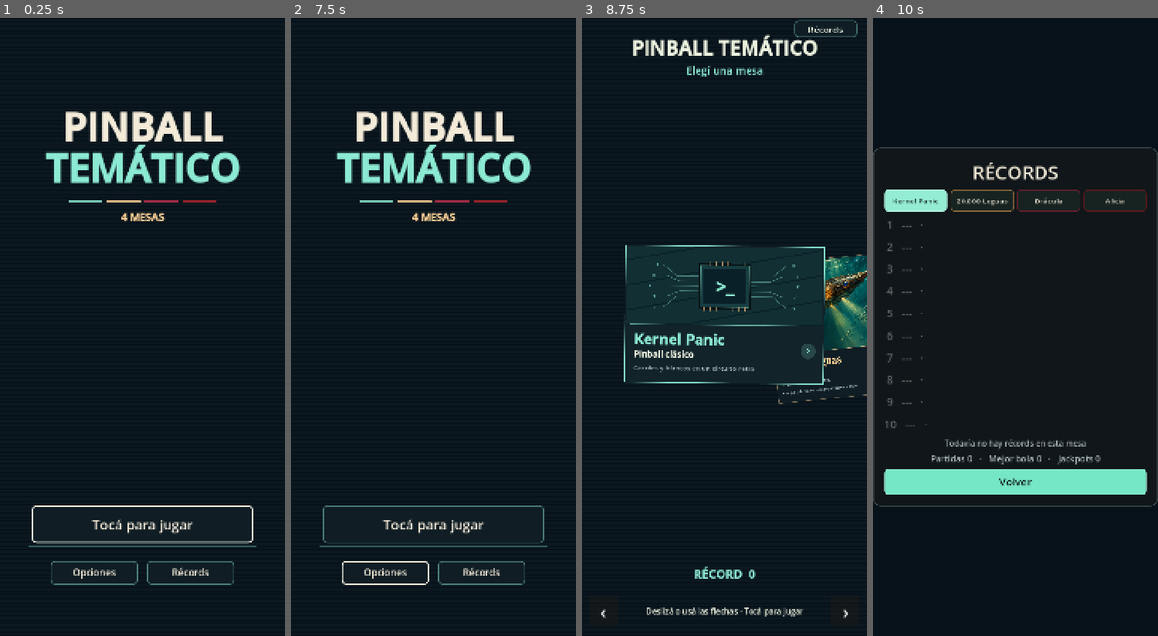
Above: before the commit, frames 1-4 (left to right).
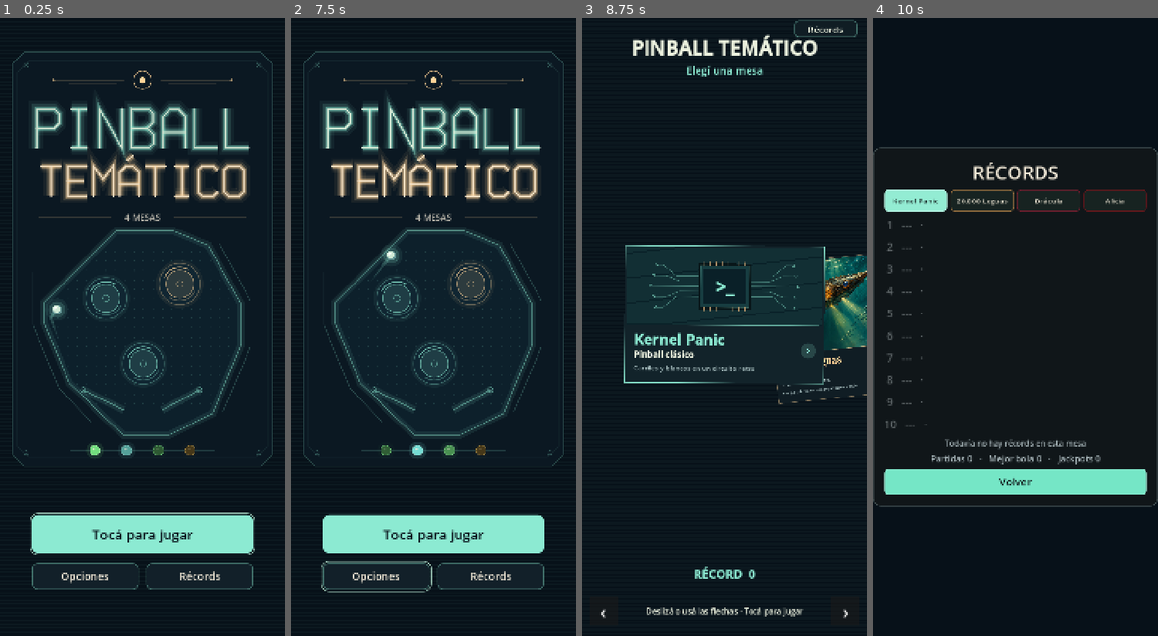
Above: after the commit, the same moments.

Repository: pasaporteN25/RetroPainball
Game: Godot game, scene res://scenes/title.tscn
The game is run twice, just before and just after one commit, with the same random seed, the same clock (stepped at 60 frames per second) and the same inputs.
Inputs (mouse positions are in pixels of both pictures, inside the frame that each line leads up to):
- Up to frame 1 (0.25 s): no input
- Up to frame 2 (7.5 s): click "Opciones" at 0.5 s; click "Récords" at 1.25 s; click "Tocá para jugar" at 2 s; click "Tocá para jugar" at 2.75 s; click "Vibración: sí" at 3.5 s; click "Zonas táctiles: Mitad de pant…" at 4.25 s; click "Zonas táctiles: Zona baja" at 5 s; click "Idioma: Español" at 5.75 s; click "Idioma: English" at 6.5 s; click "Volver" at 7.25 s
- Up to frame 3 (8.75 s): drag from (724, 327) to (753, 191) at 8.02 s
- Up to frame 4 (10 s): click "Récords" at 8.75 s; click "Kernel Panic" at 9.5 s

The runs differ from the first frame. In frame 1, 21% of the frame differs, in the area x 4-96%, y 5-93%; in frame 2, 21%; in frame 3, 1.1%; in frame 4, nothing differs.

Commit message:
Polish title screen with neon logo and attract mode (U-03)
Co-Authored-By: Claude Sonnet 5.5 <noreply@anthropic.com>

Diff:
--- a/scenes/title.tscn
+++ b/scenes/title.tscn
@@ -10,3 +10,15 @@
 grow_horizontal = 2
 grow_vertical = 2
 script = ExtResource("1_title")
+
+[node name="Attract" type="Node2D" parent="."]
+
+[node name="Transition" type="ColorRect" parent="."]
+visible = false
+z_index = 10
+layout_mode = 1
+anchors_preset = 15
+anchor_right = 1.0
+anchor_bottom = 1.0
+grow_horizontal = 2
+grow_vertical = 2
--- a/scripts/ui/title_screen.gd
+++ b/scripts/ui/title_screen.gd
@@ -1,6 +1,5 @@
 extends Control
-## Pantalla de título estilo arcade. Tocar en cualquier lado (o Enter / botón del mando) abre el selector de mesas.
-## Los colores salen de los TableTheme de las mesas, como en el selector y en récords.
+## Pantalla de título estilo arcade. Tocar el fondo, Enter o el botón del mando abre el selector.
 
 const Screen := preload("res://scripts/util/screen.gd")
 const OptionsMenu := preload("res://scripts/ui/options_menu.gd")
@@ -9,31 +8,100 @@
 const TABLE_IDS := [GameState.KERNEL_PANIC, GameState.NAUTILUS, GameState.DRACULA, GameState.ALICIA]
 const INK := Color("#071119")
 const IVORY := Color("#f3ead8")
+const ART_SIZE := Vector2(720, 1080)
+const FADE_TIME := 0.28
+const ATTRACT_STEP := 1.0 / 30.0
+const BALL_SPEED := 350.0
+# Las puntas del recorrido coinciden con el borde interior de las gomas.
+const BALL_ROUTE := [
+	Vector2(184, 843), Vector2(128, 686), Vector2(292, 482), Vector2(520, 516),
+	Vector2(592, 667), Vector2(426, 792), Vector2(520, 924), Vector2(324, 970),
+	Vector2(184, 843),
+]
+const BUMPERS := [Vector2(268, 638), Vector2(454, 602), Vector2(362, 803)]
+# Cada letra se arma con tramos de tubo en una cuadrícula de 6 × 10.
+const GLYPHS := {
+	"P": [
+		[Vector2(0, 10), Vector2(0, 0), Vector2(4.8, 0), Vector2(6, 1.2),
+			Vector2(6, 3.8), Vector2(4.8, 5), Vector2(0, 5)],
+	],
+	"I": [[Vector2(1, 0), Vector2(5, 0)], [Vector2(3, 0), Vector2(3, 10)], [Vector2(1, 10), Vector2(5, 10)]],
+	"N": [[Vector2(0, 10), Vector2(0, 0), Vector2(6, 10), Vector2(6, 0)]],
+	"B": [
+		[Vector2(0, 0), Vector2(4.7, 0), Vector2(5.8, 1.1), Vector2(5.8, 3.6),
+			Vector2(4.4, 5), Vector2(6, 6.6), Vector2(6, 8.8), Vector2(4.8, 10), Vector2(0, 10), Vector2(0, 0)],
+		[Vector2(0, 5), Vector2(4.4, 5)],
+	],
+	"A": [
+		[Vector2(0, 10), Vector2(0, 2), Vector2(2, 0), Vector2(4, 0),
+			Vector2(6, 2), Vector2(6, 10)],
+		[Vector2(0, 6), Vector2(6, 6)],
+	],
+	"L": [[Vector2(0, 0), Vector2(0, 10), Vector2(6, 10)]],
+	"T": [[Vector2(0, 0), Vector2(6, 0)], [Vector2(3, 0), Vector2(3, 10)]],
+	"E": [[Vector2(6, 0), Vector2(0, 0), Vector2(0, 10), Vector2(6, 10)], [Vector2(0, 5), Vector2(5, 5)]],
+	"M": [[Vector2(0, 10), Vector2(0, 0), Vector2(3, 4.5), Vector2(6, 0), Vector2(6, 10)]],
+	"C": [
+		[Vector2(6, 1.3), Vector2(4.7, 0), Vector2(1.3, 0), Vector2(0, 1.3),
+			Vector2(0, 8.7), Vector2(1.3, 10), Vector2(4.7, 10), Vector2(6, 8.7)],
+	],
+	"O": [
+		[Vector2(1.3, 0), Vector2(4.7, 0), Vector2(6, 1.3), Vector2(6, 8.7),
+			Vector2(4.7, 10), Vector2(1.3, 10), Vector2(0, 8.7), Vector2(0, 1.3), Vector2(1.3, 0)],
+	],
+}
+
+@onready var _attract: Node2D = $Attract
+@onready var _transition: ColorRect = $Transition
 
 var _play: Button
 var _options_button: Button
 var _records_button: Button
 var _options: CanvasLayer
-var _heading: FontVariation
 var _accents: Array[Color] = []
-var _blink := 0.0
-var _safe_top := 0.0
-var _safe_bottom := 0.0
+var _insert_colors: Array[Color] = []
+var _frame := PackedVector2Array([
+	Vector2(62, 16), Vector2(658, 16), Vector2(688, 46), Vector2(688, 1032),
+	Vector2(658, 1062), Vector2(62, 1062), Vector2(32, 1032), Vector2(32, 46),
+	Vector2(62, 16),
+])
+var _rail := PackedVector2Array([
+	Vector2(292, 468), Vector2(438, 468), Vector2(526, 504), Vector2(609, 653),
+	Vector2(609, 755), Vector2(537, 929), Vector2(428, 983), Vector2(311, 983),
+	Vector2(175, 852), Vector2(111, 698), Vector2(111, 649), Vector2(292, 468),
+])
+var _frame_fill := _frame.slice(0, -1)
+var _rail_fill := _rail.slice(0, -1)
+var _logo_top: Array[PackedVector2Array] = []
+var _logo_bottom: Array[PackedVector2Array] = []
+var _ball_path := Curve2D.new()
+var _route_length := 0.0
+var _clock := 0.0
+var _redraw_elapsed := 0.0
+var _art_origin := Vector2.ZERO
+var _art_scale := 1.0
+var _leaving := false
 
 
 func _ready() -> void:
 	GameState.leave_game()
 	for id: String in TABLE_IDS:
-		_accents.append(GameState.active_theme(id).select_accent)
-	_heading = FontVariation.new()
-	_heading.base_font = ThemeDB.fallback_font
-	_heading.variation_embolden = 0.9
-	_play = _make_button("Play", "Tocá para jugar", 34, Vector2(560, 96))
+		var theme := GameState.active_theme(id)
+		_accents.append(theme.select_accent)
+		_insert_colors.append(theme.lamp_tint)
+	_logo_top = _word_paths("PINBALL", Vector2(0, 159), Vector2(9.5, 10.0), 23.0)
+	_logo_bottom = _word_paths("TEMÁTICO", Vector2(0, 304), Vector2(8.0, 7.5), 18.0)
+	for point: Vector2 in BALL_ROUTE:
+		_ball_path.add_point(point)
+	_route_length = _ball_path.get_baked_length()
+	_attract.draw.connect(_draw_attract)
+	_transition.color = INK
+	_play = _make_button("Play", "Tocá para jugar", 34, true)
 	_play.pressed.connect(start)
-	_options_button = _make_button("Options", "Opciones", 24, Vector2(220, 60))
+	_options_button = _make_button("Options", "Opciones", 27)
 	_options_button.pressed.connect(open_options)
-	_records_button = _make_button("Records", "Récords", 24, Vector2(220, 60))
-	_records_button.pressed.connect(func() -> void: get_tree().change_scene_to_file(RECORDS_SCENE))
+	_records_button = _make_button("Records", "Récords", 27)
+	_records_button.pressed.connect(_show_records)
 	_play.focus_neighbor_bottom = _play.get_path_to(_options_button)
 	_options_button.focus_neighbor_top = _options_button.get_path_to(_play)
 	_records_button.focus_neighbor_top = _records_button.get_path_to(_play)
@@ -41,44 +109,76 @@
 	_records_button.focus_neighbor_left = _records_button.get_path_to(_options_button)
 	_options = OptionsMenu.new()
 	_options.name = "OptionsMenu"
-	_options.closed.connect(func() -> void: _options_button.grab_focus())
+	_options.closed.connect(_close_options)
 	add_child(_options)
+	resized.connect(_layout)
 	get_viewport().size_changed.connect(_layout)
 	_layout()
 	_play.grab_focus()
 
 
 func start() -> void:
-	if _options.is_open():
+	if _leaving or _options.is_open():
 		return
-	get_tree().change_scene_to_file(SELECT_SCENE)
+	_leaving = true
+	_transition.modulate.a = 0.0
+	_transition.show()
+	var fade := create_tween()
+	fade.tween_property(_transition, "modulate:a", 1.0, FADE_TIME).set_trans(Tween.TRANS_SINE)
+	fade.tween_callback(_show_selector)
+
+
+func _show_selector() -> void:
+	if get_tree().change_scene_to_file(SELECT_SCENE) != OK:
+		_transition.hide()
+		_leaving = false
 
 
 func open_options() -> void:
+	if _leaving:
+		return
+	set_process(false)
 	_options.open()
 
 
-func _make_button(id: String, text: String, font_size: int, button_size: Vector2) -> Button:
+func _close_options() -> void:
+	set_process(true)
+	_options_button.grab_focus()
+
+
+func _show_records() -> void:
+	if not _leaving and not _options.is_open():
+		get_tree().change_scene_to_file(RECORDS_SCENE)
+
+
+func _make_button(id: String, caption: String, font_size: int, primary := false) -> Button:
 	var accent := _accents[0]
 	var button := Button.new()
 	button.name = id
-	button.text = text
-	button.size = button_size
+	button.text = caption
+	button.mouse_default_cursor_shape = CURSOR_POINTING_HAND
 	button.add_theme_font_size_override("font_size", font_size)
-	for state in ["font_color", "font_hover_color", "font_pressed_color", "font_focus_color"]:
-		button.add_theme_color_override(state, IVORY)
+	for state in ["font_color", "font_hover_color", "font_pressed_color", "font_focus_color", "font_hover_pressed_color"]:
+		button.add_theme_color_override(state, INK if primary else IVORY)
+	var fill := accent if primary else Color("#122029")
 	for state in ["normal", "hover", "pressed"]:
 		var box := StyleBoxFlat.new()
-		box.bg_color = {"normal": Color("#101d24"), "hover": Color("#1d3a3d"), "pressed": Color("#12232a")}[state]
-		box.border_color = accent if state != "normal" else Color(accent, 0.5)
+		box.bg_color = fill
+		if state == "hover":
+			box.bg_color = fill.lightened(0.12)
+		elif state == "pressed":
+			box.bg_color = fill.darkened(0.18)
+		box.border_color = accent if primary else Color(accent, 0.40)
 		box.set_border_width_all(2)
-		box.set_corner_radius_all(10)
+		box.set_corner_radius_all(14)
 		button.add_theme_stylebox_override(state, box)
 	var focus := StyleBoxFlat.new()
-	focus.bg_color = Color.TRANSPARENT
-	focus.border_color = IVORY
-	focus.set_border_width_all(3)
-	focus.set_corner_radius_all(10)
+	focus.draw_center = false
+	focus.border_color = Color(accent.lerp(IVORY, 0.45), 0.86)
+	focus.set_border_width_all(2)
+	focus.set_corner_radius_all(19)
+	for side in [SIDE_LEFT, SIDE_TOP, SIDE_RIGHT, SIDE_BOTTOM]:
+		focus.set_expand_margin(side, 5.0)
 	button.add_theme_stylebox_override("focus", focus)
 	add_child(button)
 	return button
@@ -86,20 +186,39 @@
 
 func _layout() -> void:
 	var safe := Screen.safe_insets(get_viewport())
-	_safe_top = safe.top
-	_safe_bottom = safe.bottom
-	var bottom := size.y - _safe_bottom
-	_play.position = Vector2((size.x - _play.size.x) * 0.5, bottom - 330.0)
-	var gap := 24.0
-	var row := _options_button.size.x + _records_button.size.x + gap
-	_options_button.position = Vector2((size.x - row) * 0.5, bottom - 190.0)
+	var top: float = safe.top
+	var bottom: float = size.y - safe.bottom
+	var available := bottom - top
+	var width := minf(560.0, size.x - 80.0)
+	var gap := 20.0
+	_play.size = Vector2(width, 96)
+	_options_button.size = Vector2((width - gap) * 0.5, 68)
+	_records_button.size = _options_button.size
+	var row_x := (size.x - width) * 0.5
+	var row_y := bottom - clampf(available * 0.075, 38.0, 128.0) - _options_button.size.y
+	_options_button.position = Vector2(row_x, row_y)
 	_records_button.position = _options_button.position + Vector2(_options_button.size.x + gap, 0)
+	_play.position = Vector2(row_x, row_y - 24.0 - _play.size.y)
+	var art_height := maxf(1.0, _play.position.y - top - 70.0)
+	_art_scale = minf(size.x / ART_SIZE.x, art_height / ART_SIZE.y)
+	_art_origin = Vector2((size.x - ART_SIZE.x * _art_scale) * 0.5,
+		top + (_play.position.y - top - 36.0 - ART_SIZE.y * _art_scale) * 0.5)
+	_attract.position = _art_origin
+	_attract.scale = Vector2.ONE * _art_scale
 	queue_redraw()
 
 
 func _process(delta: float) -> void:
-	_blink += delta
-	queue_redraw()
+	_clock += delta
+	_redraw_elapsed += delta
+	if _redraw_elapsed >= ATTRACT_STEP:
+		_redraw_elapsed = fmod(_redraw_elapsed, ATTRACT_STEP)
+		_attract.queue_redraw()
+
+
+func _input(_event: InputEvent) -> void:
+	if _leaving:
+		get_viewport().set_input_as_handled()
 
 
 func _gui_input(event: InputEvent) -> void:
@@ -118,27 +237,147 @@
 
 
 func _draw() -> void:
-	if _heading == null:
+	if _accents.is_empty():
 		return
 	draw_rect(Rect2(Vector2.ZERO, size), INK)
-	for y in range(0, int(size.y), 6):
-		draw_line(Vector2(0, y), Vector2(size.x, y), Color(0.41, 0.61, 0.62, 0.05))
-	var middle := size.x * 0.5
-	var top := _safe_top + size.y * 0.2
-	_center_text("PINBALL", Vector2(middle, top), 96, IVORY)
-	_center_text("TEMÁTICO", Vector2(middle, top + 104), 96, _accents[0])
-	# Una barra por mesa, cada una con el acento de su tema.
-	var bar := 96.0
-	var start_x := middle - bar * _accents.size() * 0.5
-	for i in _accents.size():
-		var from := Vector2(start_x + i * bar + 6, top + 150)
-		draw_line(from, from + Vector2(bar - 12, 0), _accents[i], 6, true)
-	_center_text("%d MESAS" % TABLE_IDS.size(), Vector2(middle, top + 200), 26, _accents[1])
-	if fmod(_blink, 1.2) < 0.8 and not _options.is_open():
-		var pulse := Rect2(_play.position, _play.size)
-		draw_rect(pulse.grow(8), Color(_accents[0], 0.35), false, 2, true)
-
-
-func _center_text(text: String, at: Vector2, font_size: int, tint: Color) -> void:
-	var width := _heading.get_string_size(text, HORIZONTAL_ALIGNMENT_LEFT, -1, font_size).x
-	draw_string(_heading, at - Vector2(width * 0.5, 0), text, HORIZONTAL_ALIGNMENT_LEFT, -1, font_size, tint)
+	for y in range(0, int(size.y), 10):
+		draw_line(Vector2(0, y), Vector2(size.x, y), Color(_accents[0], 0.04))
+	draw_set_transform(_art_origin, 0.0, Vector2.ONE * _art_scale)
+	draw_colored_polygon(_frame_fill, Color("#0b1822"))
+	draw_polyline(_frame, Color(_accents[0], 0.25), 2.0, true)
+	draw_set_transform(_art_origin + Vector2(14, 23) * _art_scale, 0.0, Vector2(0.961, 0.957) * _art_scale)
+	draw_polyline(_frame, Color(_accents[0], 0.09), 2.0, true)
+	draw_set_transform(_art_origin, 0.0, Vector2.ONE * _art_scale)
+	# Los remaches, la cabecera y las pistas quedan en la capa estática.
+	for point in [Vector2(66, 50), Vector2(654, 50), Vector2(66, 1028), Vector2(654, 1028)]:
+		draw_circle(point, 6.0, Color(_accents[0], 0.28), false, 1.5, true)
+		draw_line(point - Vector2(2, 2), point + Vector2(2, 2), Color(_accents[0], 0.32), 1.5, true)
+	var badge := Vector2(360, 87)
+	draw_arc(badge, 23.0, 0.0, TAU, 48, Color(_accents[1], 0.72), 2.0, true)
+	draw_circle(badge, 8.0, _accents[1], true, -1.0, true)
+	draw_circle(badge - Vector2(2, 3), 2.6, IVORY, true, -1.0, true)
+	for side in [-1.0, 1.0]:
+		var direction := Vector2(side, 0)
+		draw_line(badge + direction * 48, badge + direction * 225, Color(_accents[1], 0.28), 2.0, true)
+		draw_line(badge + direction * 66 + Vector2(0, 8), badge + direction * 185 + Vector2(0, 8), Color(_accents[1], 0.14), 1.5, true)
+		draw_circle(badge + direction * 225, 3.0, Color(_accents[1], 0.55), true, -1.0, true)
+	_draw_playfield()
+
+
+func _draw_playfield() -> void:
+	var mint := _accents[0]
+	var gold := _accents[1]
+	var caption := "%d MESAS" % TABLE_IDS.size()
+	var font := ThemeDB.fallback_font
+	var caption_width := font.get_string_size(caption, HORIZONTAL_ALIGNMENT_LEFT, -1, 22).x
+	draw_string(font, Vector2((720.0 - caption_width) * 0.5, 442), caption,
+		HORIZONTAL_ALIGNMENT_LEFT, -1, 22, Color(IVORY, 0.75))
+	draw_line(Vector2(99, 434), Vector2(280, 434), Color(gold, 0.20), 1.5, true)
+	draw_line(Vector2(440, 434), Vector2(621, 434), Color(gold, 0.20), 1.5, true)
+	draw_colored_polygon(_rail_fill, Color("#0d202b"))
+	for x in range(147, 585, 24):
+		for y in range(520, 914, 24):
+			var point := Vector2(x, y)
+			if Geometry2D.is_point_in_polygon(point, _rail_fill):
+				draw_circle(point, 1.4, Color(mint, 0.14), true, -1.0, true)
+	draw_polyline(_rail, Color(mint, 0.09), 18.0, true)
+	draw_polyline(_rail, Color(mint, 0.47), 2.5, true)
+	draw_polyline(PackedVector2Array([Vector2(83, 573), Vector2(83, 705), Vector2(149, 865), Vector2(231, 951)]), Color(mint, 0.23), 2.0, true)
+	draw_polyline(PackedVector2Array([Vector2(555, 501), Vector2(633, 645), Vector2(633, 760), Vector2(564, 923)]), Color(mint, 0.23), 2.0, true)
+	for i in BUMPERS.size():
+		var center: Vector2 = BUMPERS[i]
+		var tint := gold if i == 1 else mint
+		draw_circle(center, 60.0, Color(tint, 0.055), true, -1.0, true)
+		draw_circle(center, 52.0, Color("#102632"), true, -1.0, true)
+		draw_circle(center, 52.0, Color(tint, 0.32), false, 2.0, true)
+		draw_circle(center, 35.0, Color(tint, 0.12), true, -1.0, true)
+		draw_circle(center, 35.0, Color(tint, 0.56), false, 2.0, true)
+		draw_arc(center, 42.0, -2.72, -1.05, 20, Color(tint, 0.69), 3.0, true)
+		draw_arc(center, 42.0, 0.45, 2.19, 20, Color(tint, 0.30), 3.0, true)
+		draw_circle(center, 8.0, Color(tint, 0.46), false, 1.6, true)
+	var flippers := PackedVector2Array([Vector2(210, 869), Vector2(312, 920), Vector2(410, 920), Vector2(505, 869)])
+	for i in [0, 2]:
+		draw_line(flippers[i], flippers[i + 1], Color(mint, 0.11), 18.0, true)
+		draw_line(flippers[i], flippers[i + 1], Color(mint, 0.46), 3.0, true)
+		draw_circle(flippers[0 if i == 0 else 3], 6.0, Color(mint, 0.56), false, 2.0, true)
+	draw_line(Vector2(179, 1022), Vector2(541, 1022), Color(mint, 0.16), 2.0, true)
+
+
+func _word_paths(word: String, origin: Vector2, unit: Vector2, gap: float) -> Array[PackedVector2Array]:
+	var paths: Array[PackedVector2Array] = []
+	var advance := 6.0 * unit.x + gap
+	origin.x = (ART_SIZE.x - advance * word.length() + gap) * 0.5
+	for i in word.length():
+		var letter := word.substr(i, 1)
+		var at := origin + Vector2(i * advance, 0)
+		for glyph: Array in GLYPHS["A" if letter == "Á" else letter]:
+			var stroke := PackedVector2Array()
+			for point: Vector2 in glyph:
+				stroke.append(at + point * unit)
+			paths.append(stroke)
+		if letter == "Á":
+			paths.append(PackedVector2Array([at + Vector2(19, -14), at + Vector2(32, -25)]))
+	return paths
+
+
+func _draw_attract() -> void:
+	var breath := 0.88 + 0.12 * sin(_clock * 1.65)
+	_draw_tubes(_logo_top, _accents[0], breath, _tube_level(_clock))
+	_draw_tubes(_logo_bottom, _accents[1], breath, 1.0)
+	_draw_ball()
+	for i in _insert_colors.size():
+		var at := Vector2(240 + i * 80, 1022)
+		var tint := _insert_colors[i]
+		var level := _insert_level(i, _clock)
+		_attract.draw_circle(at, 22.0, Color(tint, level * 0.13), true, -1.0, true)
+		_attract.draw_circle(at, 13.0, tint.darkened(0.76).lerp(tint, level), true, -1.0, true)
+		_attract.draw_circle(at, 13.0, Color(tint.lerp(IVORY, level * 0.55), 0.60), false, 1.5, true)
+		_attract.draw_circle(at - Vector2(3, 4), 3.0, Color(IVORY, level * 0.91), true, -1.0, true)
+
+
+func _draw_tubes(paths: Array[PackedVector2Array], tint: Color, breath: float, last_level: float) -> void:
+	for i in paths.size():
+		var stroke := paths[i]
+		var level := (last_level if i == paths.size() - 1 else 1.0) * breath
+		_attract.draw_polyline(stroke, Color(tint, 0.065 * level), 36.0, true)
+		_attract.draw_polyline(stroke, Color(tint, 0.15 * level), 21.0, true)
+		_attract.draw_polyline(stroke, Color(tint, 0.45 * level), 11.0, true)
+		var core := tint.darkened(0.68).lerp(tint.lerp(IVORY, 0.72), level)
+		_attract.draw_polyline(stroke, core, 4.0, true)
+		_attract.draw_circle(stroke[0], 2.0, core, true, -1.0, true)
+		_attract.draw_circle(stroke[-1], 2.0, core, true, -1.0, true)
+
+
+func _tube_level(time: float) -> float:
+	# Un falso contacto breve en la última L, con dos bajones de intensidad suaves.
+	var phase := fposmod(time, 7.4)
+	return 1.0 - 0.49 * (1.0 - smoothstep(0.0, 0.16, absf(phase - 2.20))) \
+		- 0.27 * (1.0 - smoothstep(0.0, 0.11, absf(phase - 2.48)))
+
+
+func _insert_level(index: int, time: float) -> float:
+	var phase := fposmod(time / 0.62 - index + _insert_colors.size() * 0.5, _insert_colors.size())
+	var distance := absf(phase - _insert_colors.size() * 0.5)
+	return 0.14 + 0.86 * (1.0 - smoothstep(0.0, 1.32, distance))
+
+
+func _ball_at(time: float) -> Vector2:
+	var offset := fposmod(110.0 + time * BALL_SPEED, _route_length)
+	return _ball_path.sample_baked(offset)
+
+
+func _draw_ball() -> void:
+	var tint := _accents[0]
+	var center := _ball_at(_clock)
+	var previous := center
+	# Muestrear hacia atrás mantiene la estela pegada al recorrido en cada rebote.
+	for i in range(1, 17):
+		var point := _ball_at(_clock - i * 0.016)
+		var strength := 1.0 - (i - 1) / 16.0
+		_attract.draw_line(previous, point, Color(tint, strength * 0.28), 1.0 + strength * 8.0, true)
+		previous = point
+	_attract.draw_circle(center, 28.0, Color(tint, 0.08), true, -1.0, true)
+	_attract.draw_circle(center, 20.0, Color(tint, 0.17), true, -1.0, true)
+	_attract.draw_circle(center, 12.0, Color("#639595"), true, -1.0, true)
+	_attract.draw_circle(center - Vector2(1, 2), 9.0, tint.lerp(IVORY, 0.66), true, -1.0, true)
+	_attract.draw_circle(center - Vector2(4, 5), 3.3, Color.WHITE, true, -1.0, true)
--- a/tests/headless/title_screen.gd
+++ b/tests/headless/title_screen.gd
@@ -1,5 +1,5 @@
 extends SceneTree
-## U-03: la pantalla de título es la escena inicial; tocar abre el selector; Opciones y Récords funcionan.
+## U-03: escena inicial, modo atracción, fundido y navegación del título.
 
 var failures := 0
 var scratch := "user://test_title_%d" % OS.get_process_id()
@@ -23,18 +23,56 @@
 	_check(title._play.text == "Tocá para jugar", "muestra Tocá para jugar")
 	_check(title._play.has_focus(), "el foco arranca en jugar")
 	_check(title._accents.size() == 4 and title._accents[1] == state.active_theme(state.NAUTILUS).select_accent, "colores de los TableTheme")
+	_check(title._insert_colors[1] == state.active_theme(state.NAUTILUS).lamp_tint, "los insertos usan el color de lámpara del tema")
+	_check(title._insert_level(0, 0.0) > title._insert_level(1, 0.0)
+		and title._insert_level(1, 0.62) > title._insert_level(0, 0.62), "la luz pasa de un inserto al siguiente")
+	_check(title._tube_level(2.20) < title._tube_level(1.80)
+		and is_equal_approx(title._tube_level(2.20), title._tube_level(9.60)), "el falso contacto del tubo se repite")
+	_check(title._ball_at(0.0).distance_to(title._ball_at(0.2)) > 20.0, "la bola recorre el tablero")
+	var loop_time: float = title._route_length / title.BALL_SPEED
+	_check(title._ball_at(-0.05).distance_to(title._ball_at(loop_time - 0.05)) < 0.01, "la estela sigue la vuelta desde el comienzo")
+	var original_bottom: float = title.offset_bottom
+	var original_right: float = title.offset_right
+	for phone_size in [Vector2(720, 1280), Vector2(720, 1720)]:
+		title.offset_bottom += phone_size.y - title.size.y
+		title.offset_right += phone_size.x - title.size.x
+		var art_end: Vector2 = title._art_origin + title.ART_SIZE * title._art_scale
+		var safe_area := Rect2(Vector2.ZERO, phone_size)
+		_check(title.size == phone_size
+			and safe_area.encloses(Rect2(title._art_origin, title.ART_SIZE * title._art_scale))
+			and art_end.y < title._play.position.y
+			and safe_area.encloses(title._records_button.get_rect()), "arte y controles dentro de la pantalla %d × %d" % [phone_size.x, phone_size.y])
+	title.offset_bottom = original_bottom
+	title.offset_right = original_right
 	title._options_button.pressed.emit()
-	_check(title._options.is_open(), "Opciones se abre")
+	_check(title._options.is_open() and not title.is_processing(), "Opciones se abre y pausa el modo atracción")
 	title.start()
-	_check(current_scene == title, "con opciones abiertas no arranca")
+	_check(current_scene == title and not title._transition.visible, "con opciones abiertas no arranca")
 	title._options._back.pressed.emit()
-	_check(not title._options.is_open() and title._options_button.has_focus(), "Volver cierra y devuelve el foco")
-	var tap := InputEventMouseButton.new()
-	tap.button_index = MOUSE_BUTTON_LEFT
+	_check(not title._options.is_open() and title._options_button.has_focus() and title.is_processing(), "Volver cierra, devuelve el foco y reanuda la animación")
+	var tap := InputEventScreenTouch.new()
+	tap.position = Vector2(30, 30)
 	tap.pressed = true
-	title._gui_input(tap)
+	root.push_input(tap, true)
+	_check(current_scene == title and title._transition.visible, "tocar inicia el fundido en el título")
+	title._options_button.pressed.emit()
+	title._records_button.pressed.emit()
+	_check(not title._options.is_open() and current_scene == title, "el fundido bloquea otras rutas")
+	await create_timer(title.FADE_TIME + 0.15).timeout
+	_check(current_scene != null and current_scene.scene_file_path == "res://scenes/table_select.tscn", "el fundido abre el selector")
+	change_scene_to_file("res://scenes/title.tscn")
 	await scene_changed
-	_check(current_scene.scene_file_path == "res://scenes/table_select.tscn", "tocar abre el selector")
+	title = current_scene
+	var click := InputEventMouseButton.new()
+	click.button_index = MOUSE_BUTTON_LEFT
+	click.position = title._play.get_rect().get_center()
+	click.pressed = true
+	root.push_input(click, true)
+	click.pressed = false
+	root.push_input(click, true)
+	_check(title._transition.visible, "el botón Tocá para jugar también inicia el fundido")
+	await create_timer(title.FADE_TIME + 0.15).timeout
+	_check(current_scene != null and current_scene.scene_file_path == "res://scenes/table_select.tscn", "el botón abre el selector")
 	change_scene_to_file("res://scenes/title.tscn")
 	await scene_changed
 	current_scene._records_button.pressed.emit()
